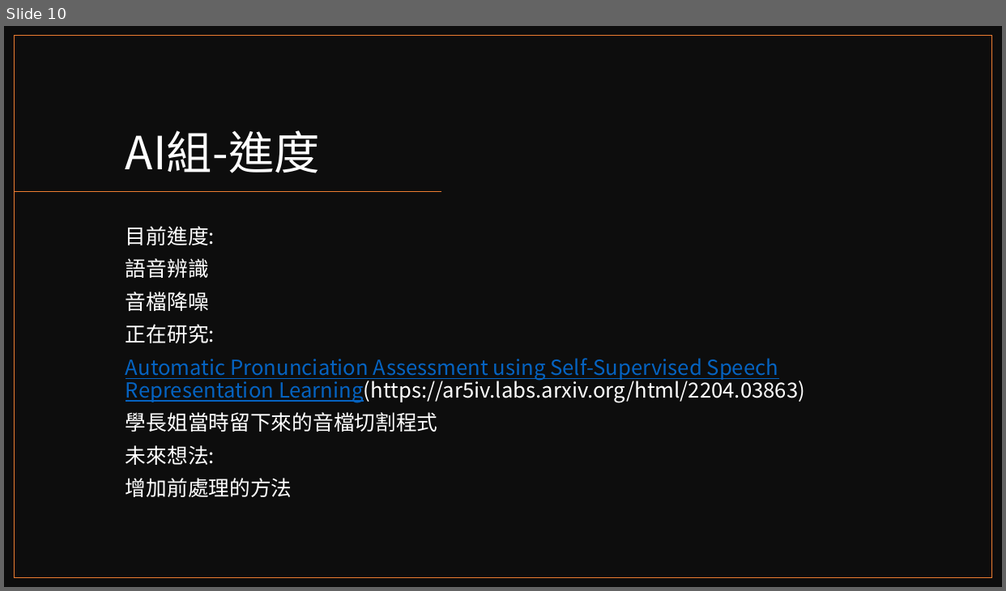
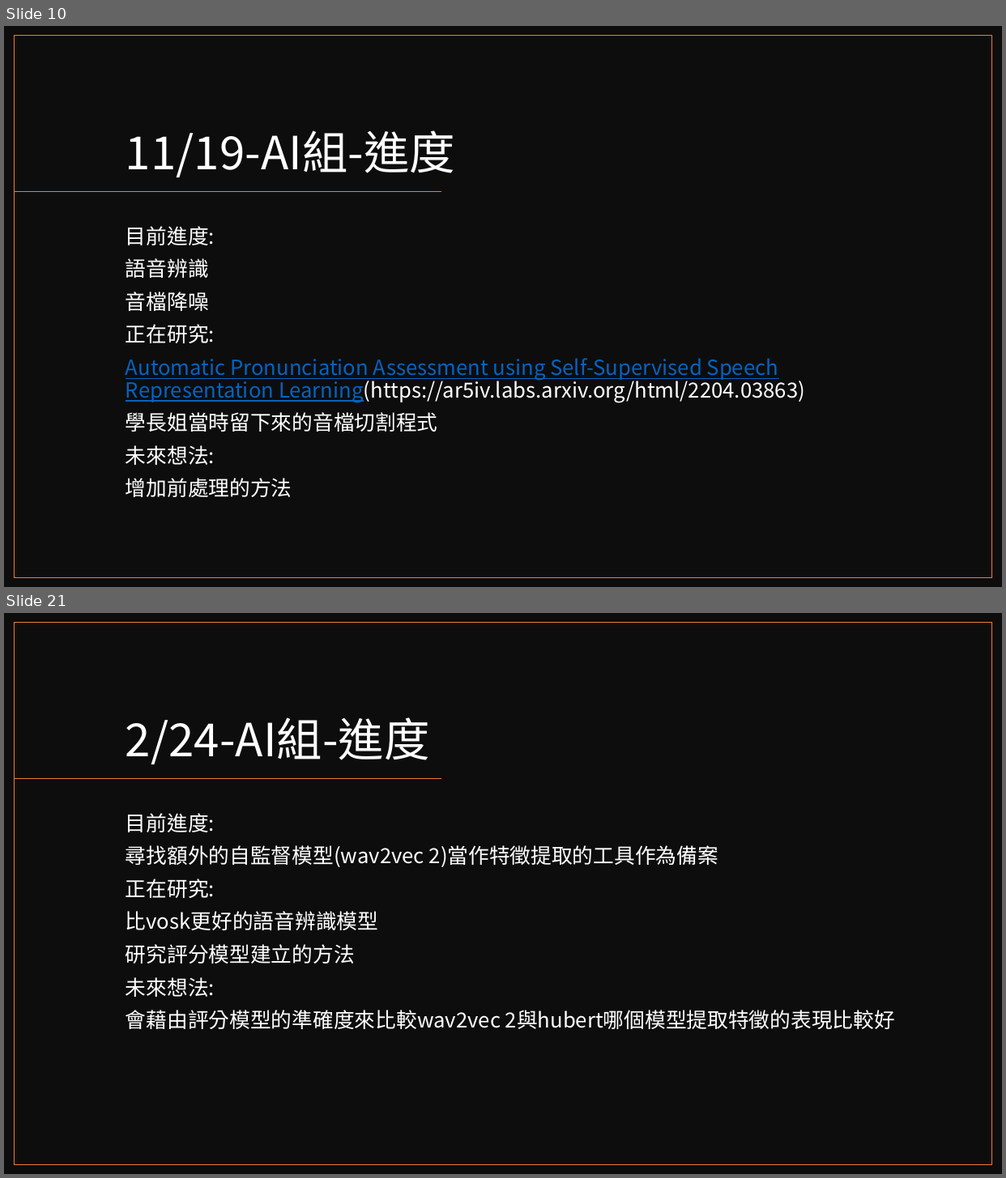
Before and after one commit to reworld223/Japanese-Speech-Assessment, a slide deck: 日語發音矯正系統.pptx. Shown one above the other, each under a label of ours: slide 10 before the commit, slides 10 and 21 after it; the slides between them are not shown. The pictures are 1006x591 and 1006x1178 pixels, drawn with LibreOffice and Linux fonts; fonts in the diff are those of the drawing. Boxes give left, top, right and bottom in pixels: in the first picture for what was removed or moved away, otherwise in the second. Text is boxed around its words. In the diff, an @@ line names an element or a change of style, - is before the commit and + after.

```diff
--- a/日語發音矯正系統.pptx
+++ b/日語發音矯正系統.pptx
@@ slide 21 added at <box>4,613,1002,1174</box>, background #FFFFFF @@
@@ rectangle added at <box>4,613,1002,1174</box>, fill #0D0D0D @@
@@ rectangle added at <box>15,623,992,1165</box>, outline #ED7D31 1 pt @@
@@ title added at <box>126,717,430,764</box>, 44 pt, text #FFFFFF @@
+2/24-AI組-進度
@@ line added from (442, 779) to (15, 779), #ED7D31 1 pt @@
@@ text added at <box>126,813,895,1029</box>, 20 pt, text #FFFFFF @@
+目前進度:
+尋找額外的自監督模型(wav2vec 2)當作特徵提取的工具作為備案
+正在研究:
+比vosk更好的語音辨識模型
+研究評分模型建立的方法
+未來想法:
+會藉由評分模型的準確度來比較wav2vec 2與hubert哪個模型提取特徵的表現比較好
@@ slide 10 changed as well @@
@@ title at <box>126,130,455,177</box>: text changed @@
-AI組-進度
+11/19-AI組-進度
```
Also in this commit, not shown: 1 other slide changed, 13 other slides added, 1 other file.
